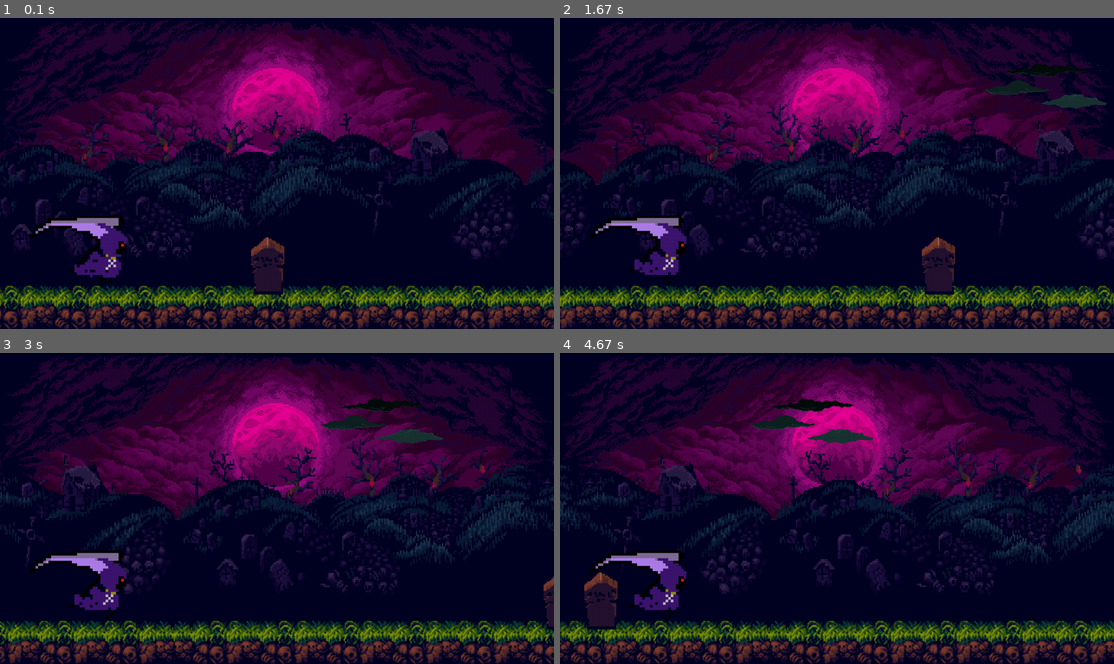
Above: before the commit, frames 1-4 (two rows, left to right).
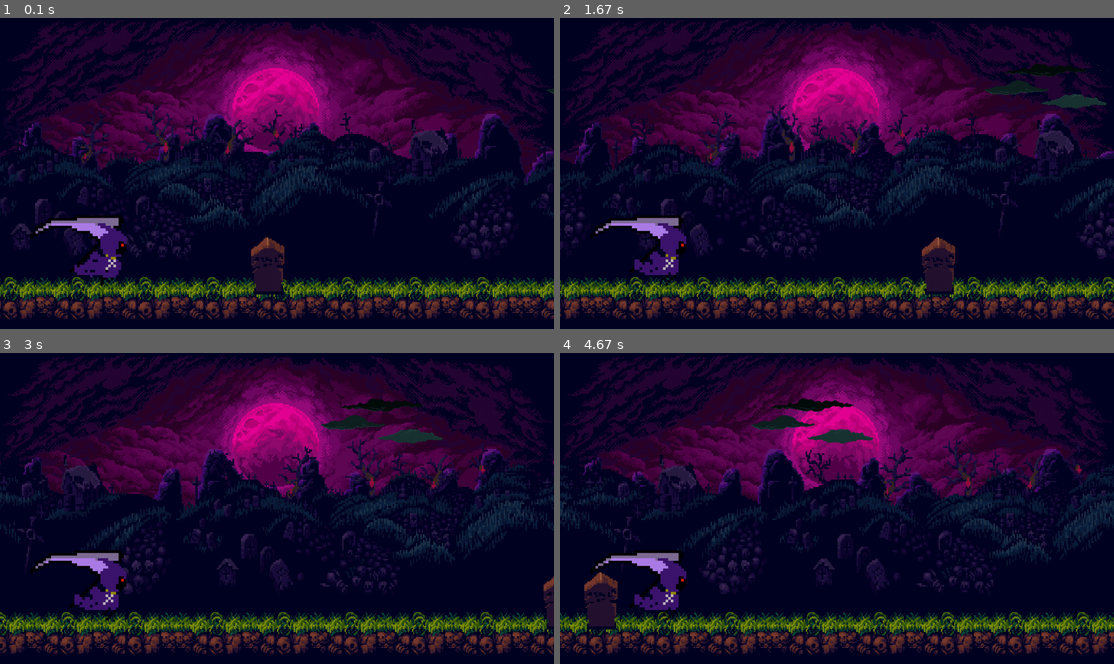
Above: after the commit, the same moments.

Repository: mmvbs/Cleanse-your-ghost
Game: pygame game, started from CYG.py
The game is run twice, just before and just after one commit, with the same random seed, the same clock (stepped at 60 frames per second) and the same inputs.
Inputs:
- Up to frame 1 (0.1 s): no input
- Up to frame 2 (1.67 s): no input
- Up to frame 3 (3 s): no input
- Up to frame 4 (4.67 s): no input

The runs differ from the first frame. In frame 1, 14% of the frame differs, in the area x 0-100%, y 27-100%; in frame 2, 14%; in frame 3, 14%; in frame 4, 14%.

Commit message:
texturas

Diff:
--- a/classes/mundo.py
+++ b/classes/mundo.py
@@ -18,8 +18,6 @@
 
     def load_images(self):
         base_path = os.path.abspath(os.path.join(os.path.dirname(__file__), '..', 'texturas'))
-        sprite_path = os.path.join(base_path, "chao.png")
-        self.chao = pygame.image.load(sprite_path)
         #fundo
         sprite_path = os.path.join(base_path, "bg.png")
         self.bg = pygame.image.load(sprite_path)
@@ -38,23 +36,18 @@
         self.tela.blit(self.bglua, (0, 0))
         self.tela.blit(self.bg, (self.bg_x, 200))
         self.tela.blit(self.bg, (self.bg_x + self.bg.get_width(),200))#Repete o fundo para evitar as lacunas pretas
-        self.tela.blit(self.chao, (self.chao_x, 620))
-        self.tela.blit(self.chao, (self.chao_x + self.chao.get_width(),620))##Repete o châo para evitar as lacunas pretas
         self.tela.blit(self.stone1, (self.stone1_x, 500))
 
     #Função para movimentação do mundo
     def update(self):
         # Move o fundo e o chão para a esquerda
         self.bg_x -= self.velocidade
-        self.chao_x -= self.velocidade
 
         # Se o fundo saiu da tela, reposicione-o
         if self.bg_x <= -self.bg.get_width():
             self.bg_x = 0
 
         # Se o chão saiu da tela, reposicione-o
-        if self.chao_x <= -self.chao.get_width():
-            self.chao_x = 0
 
         # Move o obstáculo para a esquerda
         self.stone1_x -= self.velocidade
Binary file changed: texturas/bg-moon.png
Binary file changed: texturas/bg.png
